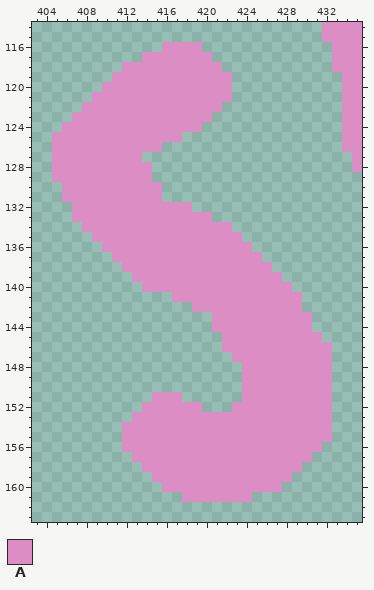
Pixel-art file, stored at assets/ld50.aseprite. Above is the file before it was changed.
512x512 pixels, 1 frame. Colours within 5 levels of each other are drawn and written as one. Shown: x 403..435, y 114..163. The commit also changed other parts of the picture, which this record leaves out.
Palette (. is transparent): A #dc8dc3
Pixels before, first column x 405:
114 ...........................AAAA
115 ...........................AAAA
116 ...........AAAA.............AAA
117 .........AAAAAAA............AAA
118 .......AAAAAAAAAA...........AAA
119 ......AAAAAAAAAAAA...........AA
120 .....AAAAAAAAAAAAA...........AA
121 ....AAAAAAAAAAAAAA...........AA
122 ...AAAAAAAAAAAAAA............AA
123 ..AAAAAAAAAAAAAA.............AA
124 .AAAAAAAAAAAAAA..............AA
125 AAAAAAAAAAAAA................AA
126 AAAAAAAAAAA..................AA
127 AAAAAAAAA.....................A
128 AAAAAAAAAA....................A
129 AAAAAAAAAA.....................
130 .AAAAAAAAAA....................
131 .AAAAAAAAAA....................
132 ..AAAAAAAAAAAA.................
133 ..AAAAAAAAAAAAAA...............
134 ...AAAAAAAAAAAAAAA.............
135 ....AAAAAAAAAAAAAAA............
136 .....AAAAAAAAAAAAAAA...........
137 ......AAAAAAAAAAAAAAA..........
138 .......AAAAAAAAAAAAAAA.........
139 ........AAAAAAAAAAAAAAA........
140 .........AAAAAAAAAAAAAAA.......
141 ............AAAAAAAAAAAAA......
142 ..............AAAAAAAAAAA......
143 ................AAAAAAAAAA.....
144 ................AAAAAAAAAA.....
145 .................AAAAAAAAAA....
146 .................AAAAAAAAAAA...
147 ..................AAAAAAAAAA...
148 ...................AAAAAAAAA...
149 ...................AAAAAAAAA...
150 ...................AAAAAAAAA...
151 ..........AAA......AAAAAAAAA...
152 .........AAAAAA...AAAAAAAAAA...
153 ........AAAAAAAAAAAAAAAAAAAA...
154 .......AAAAAAAAAAAAAAAAAAAAA...
155 .......AAAAAAAAAAAAAAAAAAAAA...
156 .......AAAAAAAAAAAAAAAAAAAA....
157 ........AAAAAAAAAAAAAAAAAA.....
158 .........AAAAAAAAAAAAAAAA......
159 ..........AAAAAAAAAAAAAA.......
160 ...........AAAAAAAAAAAA........
161 .............AAAAAAA...........
The same view after the edit:
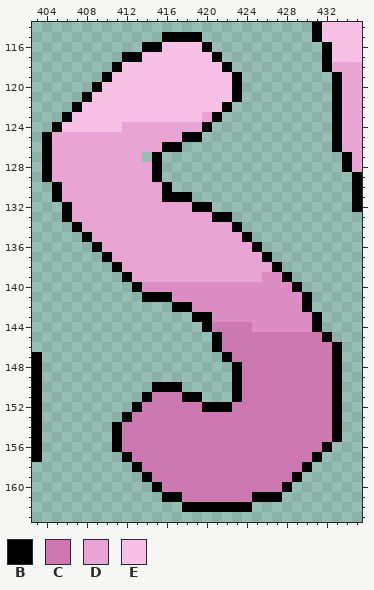
Colours new in this view: B #000000  C #cc78b1  D #e8a5d3  E #f7c1e6
Edits made:
y 114: x 431..435 .AAAA -> BEEEE
y 115: x 416..419 .... -> BBBB; x 431..435 .AAAA -> BEEEE
y 116: x 414..420 ..AAAA. -> BBEEEEB; x 432..435 .AAA -> BEEE
y 117: x 412..421 ..AAAAAAA. -> BBEEEEEEEB; x 432..435 .AAA -> BEEE
y 118: x 411..422 .AAAAAAAAAA. -> BEEEEEEEEEEB; x 432..435 .AAA -> BDDD
y 119: x 410..423 .AAAAAAAAAAAA. -> BEEEEEEEEEEEEB; x 433..435 .AA -> BDD
y 120: x 409..423 .AAAAAAAAAAAAA. -> BEEEEEEEEEEEEEB; x 433..435 .AA -> BDD
y 121: x 408..423 .AAAAAAAAAAAAAA. -> BEEEEEEEEEEEEEEB; x 433..435 .AA -> BDD
y 122: x 407..422 .AAAAAAAAAAAAAA. -> BEEEEEEEEEEEEEEB; x 433..435 .AA -> BDD
y 123: x 406..421 .AAAAAAAAAAAAAA. -> BEEEEEEEEEEEEEDB; x 433..435 .AA -> BDD
y 124: x 405..420 .AAAAAAAAAAAAAA. -> BEEEEEEDDDDDDDDB; x 433..435 .AA -> BDD
y 125: x 404..419 .AAAAAAAAAAAAA.. -> BDDDDDDDDDDDDDBB; x 433..435 .AA -> BDD
y 126: x 404..417 .AAAAAAAAAAA.. -> BDDDDDDDDDDDBB; x 433..435 .AA -> BDD
y 127: x 404..413 .AAAAAAAAA -> BDDDDDDDDD; x 415 . -> B; x 434..435 .A -> BD
y 128: x 404..415 .AAAAAAAAAA. -> BDDDDDDDDDDB; x 434..435 .A -> BD
y 129: x 404..415 .AAAAAAAAAA. -> BDDDDDDDDDDB; x 435 . -> B
y 130: x 405..416 .AAAAAAAAAA. -> BDDDDDDDDDDB; x 435 . -> B
y 131: x 405..418 .AAAAAAAAAA... -> BDDDDDDDDDDBBB; x 435 . -> B
y 132: x 406..420 .AAAAAAAAAAAA.. -> BDDDDDDDDDDDDBB; x 435 . -> B
y 133: x 406..422 .AAAAAAAAAAAAAA.. -> BDDDDDDDDDDDDDDBB
y 134: x 407..423 .AAAAAAAAAAAAAAA. -> BDDDDDDDDDDDDDDDB
y 135: x 408..424 .AAAAAAAAAAAAAAA. -> BDDDDDDDDDDDDDDDB
y 136: x 409..425 .AAAAAAAAAAAAAAA. -> BDDDDDDDDDDDDDDDB
y 137: x 410..426 .AAAAAAAAAAAAAAA. -> BDDDDDDDDDDDDDDDB
y 138: x 411..427 .AAAAAAAAAAAAAAA. -> BDDDDDDDDDDDDDDDB
y 139: x 412..425 .AAAAAAAAAAAAA -> BDDDDDDDDDDDDD; x 428 . -> B
y 140: x 413 . -> B; x 429 . -> B
y 141: x 414..416 ... -> BBB; x 430 . -> B
y 142: x 417..418 .. -> BB; x 430 . -> B
y 143: x 419..420 .. -> BB; x 431 . -> B
y 144: x 420..424 .AAAA -> BCCCC; x 431 . -> B
y 145: x 421..432 .AAAAAAAAAA. -> BCCCCCCCCCCB
y 146: x 421..433 .AAAAAAAAAAA. -> BCCCCCCCCCCCB
y 147: x 403 . -> B; x 422..433 .AAAAAAAAAA. -> BCCCCCCCCCCB
y 148..149: x 403 . -> B; x 423..433 .AAAAAAAAA. -> BCCCCCCCCCB
y 150: x 403 . -> B; x 415..417 ... -> BBB; x 423..433 .AAAAAAAAA. -> BCCCCCCCCCB
y 151: x 403 . -> B; x 414..419 .AAA.. -> BCCCBB; x 423..433 .AAAAAAAAA. -> BCCCCCCCCCB
y 152: x 403 . -> B; x 413..433 .AAAAAA...AAAAAAAAAA. -> BCCCCCCBBBCCCCCCCCCCB
y 153: x 403 . -> B; x 412..433 .AAAAAAAAAAAAAAAAAAAA. -> BCCCCCCCCCCCCCCCCCCCCB
y 154..155: x 403 . -> B; x 411..433 .AAAAAAAAAAAAAAAAAAAAA. -> BCCCCCCCCCCCCCCCCCCCCCB
y 156: x 403 . -> B; x 411..432 .AAAAAAAAAAAAAAAAAAAA. -> BCCCCCCCCCCCCCCCCCCCCB
y 157: x 403 . -> B; x 412..431 .AAAAAAAAAAAAAAAAAA. -> BCCCCCCCCCCCCCCCCCCB
y 158: x 413..430 .AAAAAAAAAAAAAAAA. -> BCCCCCCCCCCCCCCCCB
y 159: x 414..429 .AAAAAAAAAAAAAA. -> BCCCCCCCCCCCCCCB
y 160: x 415..428 .AAAAAAAAAAAA. -> BCCCCCCCCCCCCB
y 161: x 416..427 ..AAAAAAA... -> BBCCCCCCCBBB
y 162: x 418..424 ....... -> BBBBBBB
Pixel boxes of the changes (left, top, right, bottom) in both pictures:
changed: (42, 22, 362, 512)
added: (32, 352, 42, 462)
